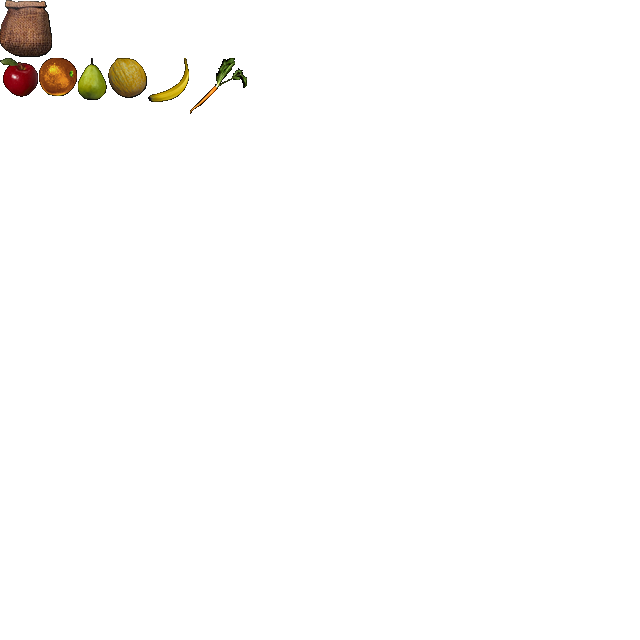
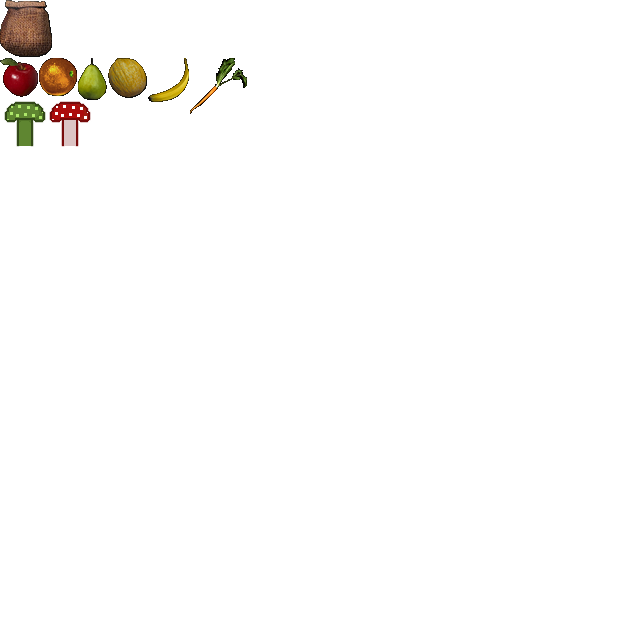
Comparing the layer stacks of the two 640 × 640 images. Changes:
painted on "Arrière-plan" over [4, 101, 91, 147]
